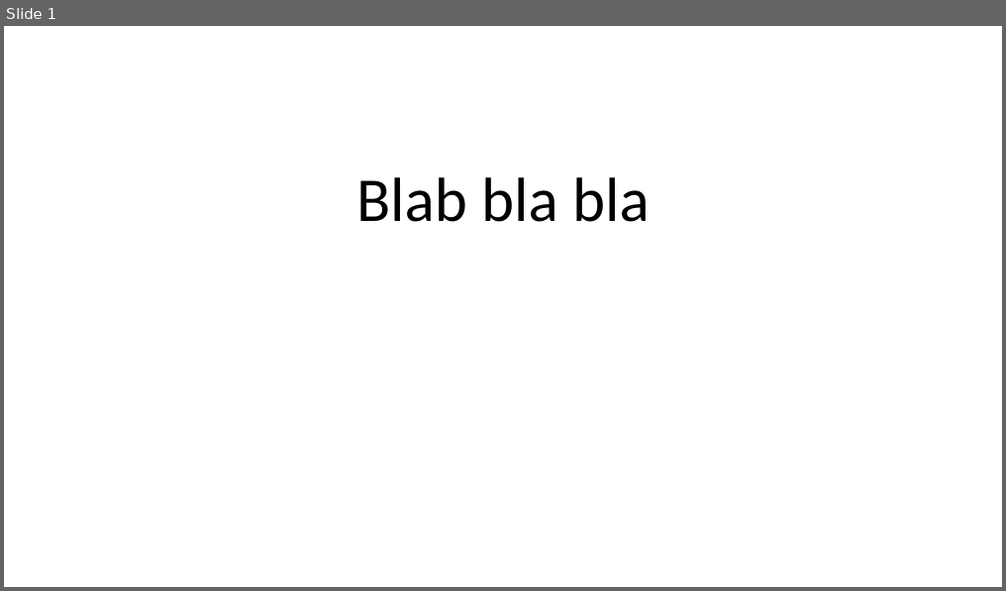
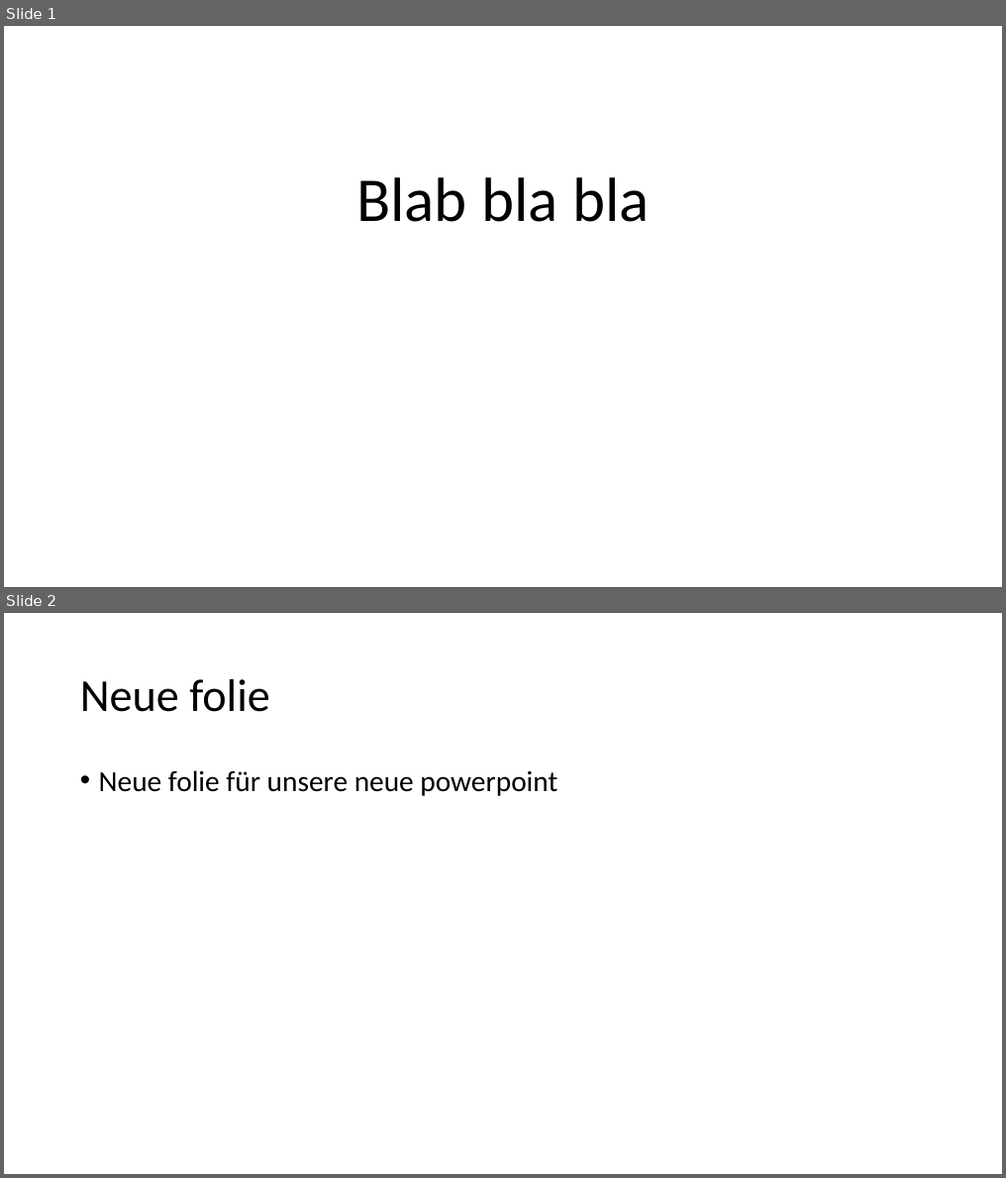
Before and after one commit to anlitt/gittest, a slide deck: Blab bla bla.pptx. Shown one above the other, each under a label of ours: slide 1 before the commit, slides 1 and 2 after it. The pictures are 1006x591 and 1006x1178 pixels, drawn with LibreOffice and Linux fonts; fonts in the diff are those of the drawing. Boxes give left, top, right and bottom in pixels: in the first picture for what was removed or moved away, otherwise in the second. Text is boxed around its words. In the diff, an @@ line names an element or a change of style, - is before the commit and + after.

Commit message:
powerpoint #1

```diff
--- a/Blab bla bla.pptx
+++ b/Blab bla bla.pptx
@@ slide 2 added at (x1=4, y1=613, x2=1002, y2=1174), background #FFFFFF @@
@@ title added at (x1=80, y1=679, x2=270, y2=712), 44 pt, text #000000 @@
+Neue folie
@@ text added at (x1=99, y1=770, x2=557, y2=796), 28 pt, text #000000 @@
+• Neue folie für unsere neue powerpoint
```
